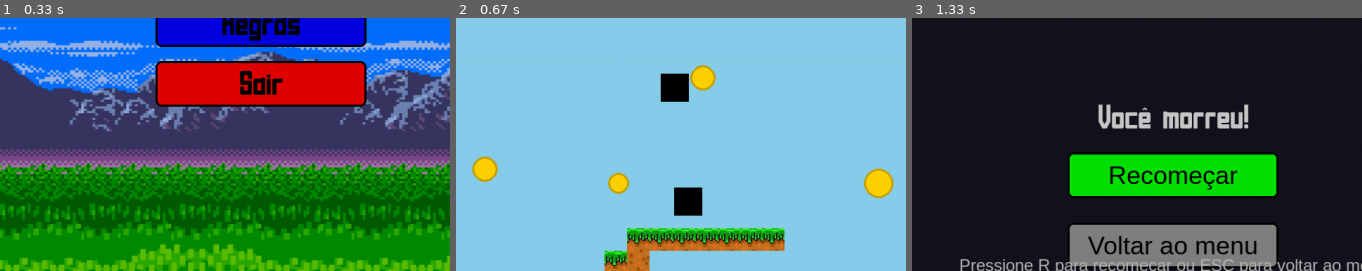
Above: before the commit, frames 1-3 (left to right).
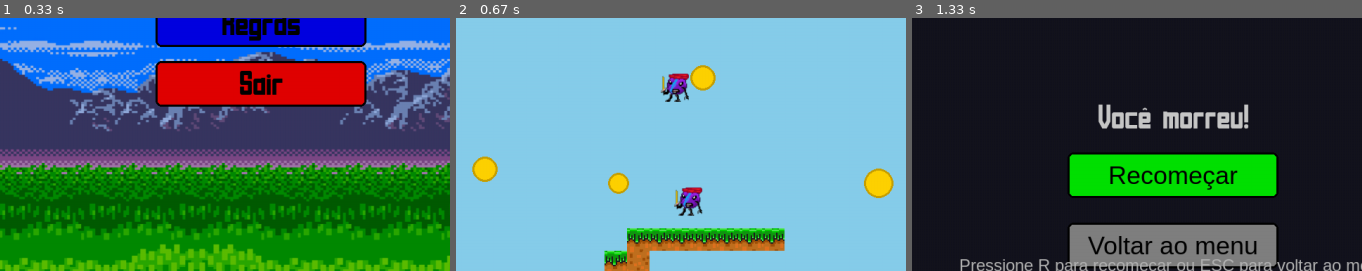
Above: after the commit, the same moments.

Repository: gabrielmichinhote/Pygame
Game: pygame game, started from main.py
Two runs of this game, one before a commit and one after it. Both use one fixed random seed, a clock stepped at 60 frames per second and the inputs below.
Inputs:
- Up to frame 1 (0.33 s): no input
- Up to frame 2 (0.67 s): click "Jogar" at 0.38 s
- Up to frame 3 (1.33 s): tap D at 0.67 s
The pictures show only the part of the screen within x 21-71%, y 43-93%; the shares and areas given below are measured in that part.

Frame 1 is identical in both runs. In frame 2, 1.4% of the frame differs, in the area x 45-55%, y 21-79%; in frame 3, nothing differs.

Commit message:
inimigo com textura

Diff:
--- a/main.py
+++ b/main.py
@@ -46,6 +46,14 @@
 PLAYER_PAE = "sonic_parado_e.png"
 PLAYER_COD  = "sonic_correndo_d.png"
 PLAYER_COE  = "sonic_correndo_e.png"
+INIMIGO_IMG = "inimigo2.png"
+
+try:
+    inimigo_img = pygame.image.load(INIMIGO_IMG).convert_alpha()
+    inimigo_img = pygame.transform.smoothscale(inimigo_img, (40, 40))
+except Exception as e:
+    inimigo_img = None
+
 
 def load_player_sprites(target_width=None, target_height=None):
     def _safe_load(path):
@@ -345,7 +353,10 @@
         pygame.draw.rect(tela, (255, 0, 0), (screen_x, player.y, player.width, player.height))
 
     for inimigo in inimigos:
-        pygame.draw.rect(tela, (0, 0, 0), (inimigo.x - camera_x, inimigo.y, inimigo.width, inimigo.height))
+        if inimigo_img:
+            tela.blit(inimigo_img, (inimigo.x - camera_x, inimigo.y))
+        else:
+            pygame.draw.rect(tela, (0, 0, 0), (inimigo.x - camera_x, inimigo.y, inimigo.width, inimigo.height))
 
 
     #HUD com vidas e pontos
Binary file added: inimigo2.png
